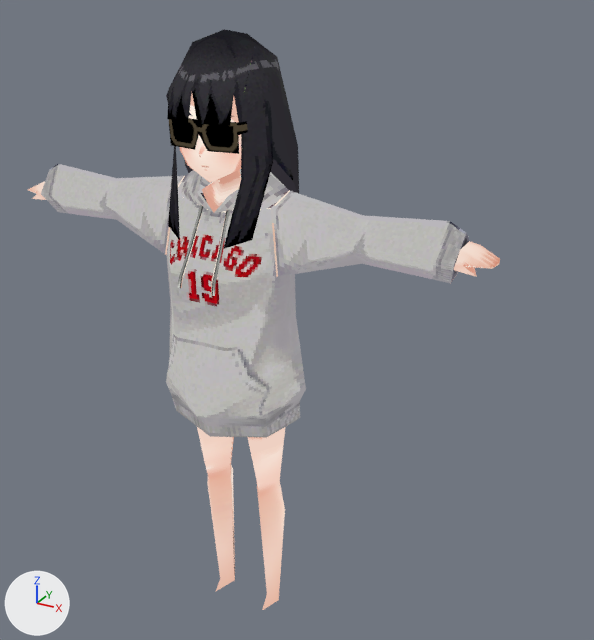
One commit to the glTF model godot/Tama._ver2.glb: the scene before it, then after it.
Both versions are drawn from a 50 mm camera at (1.29, -1.971, 2.101) aimed at (0.16, 0.083, 1.073). Every picture has the same lights, and +X, +Y and +Z are marked at lower left. The picture after the commit comes second. Vertices at exactly the same position are counted once.

Names of what the first picture shows: 'Geo_Body.004'.
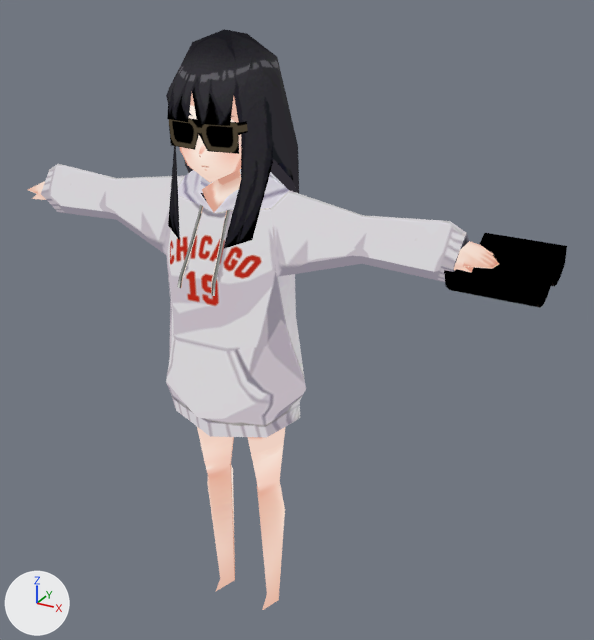
The change, as a list of edits to the scene's bpy script:
```text
Add img_blenderone:
    img_blenderone = load_image('blenderOne', '_unpacked/blenderOne', 1024, 1024, 'sRGB')
Change mat_body:
    where n7 = _N.new('ShaderNodeTexImage'); n7.name = 'Image Texture'
    remove n7.interpolation = 'Closest'
    n7.image: img_lowres2 -> img_blenderone
Add mat_book:
    mat_book = bpy.data.materials.new('Book')
    # uses the picture img_blenderone
Change me_mesh_003:
    used by ob_geo_body_004; location = (0.0, 0.0, 0.0)
    remove me_mesh_003.from_pydata(...)  # 294 vertices, 415 faces; spans x -0.8..0.79, y -0.25..0.2, z 0.0..1.93
    add me_mesh_003.from_pydata(...)  # 330 vertices, 483 faces; spans x -0.8..0.93, y -0.25..0.2, z 0.0..1.93
    me_mesh_003 part 1: a new loose piece of 36 vertices spanning x 0.69..0.93, y -0.17..0.19, z 1.33..1.41, in mat_book
    add me_mesh_003.materials.append(mat_book)
```

Pixel boxes (x1, y1, x2, y2) of what changed, in the pictures (594 x 640 px):
'Geo_Body.004', surface changed, reshaped (14% wider)
    before: (28, 29, 500, 610)
    after: (28, 29, 567, 610)
part 1 of me_mesh_003, added
    after: (444, 233, 567, 308)
